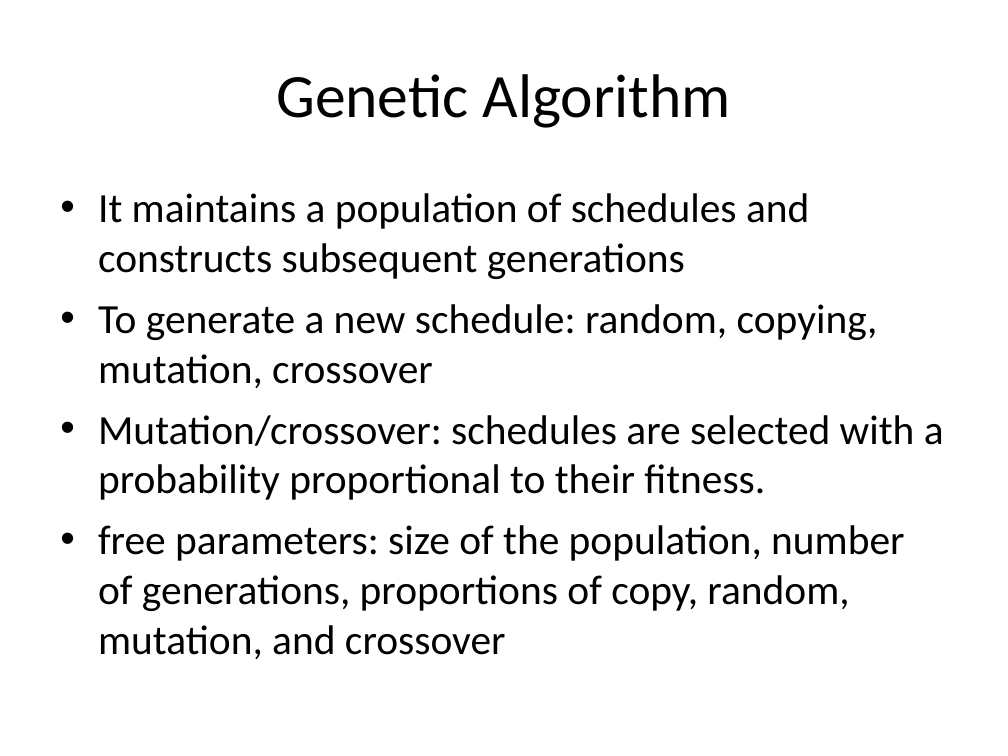
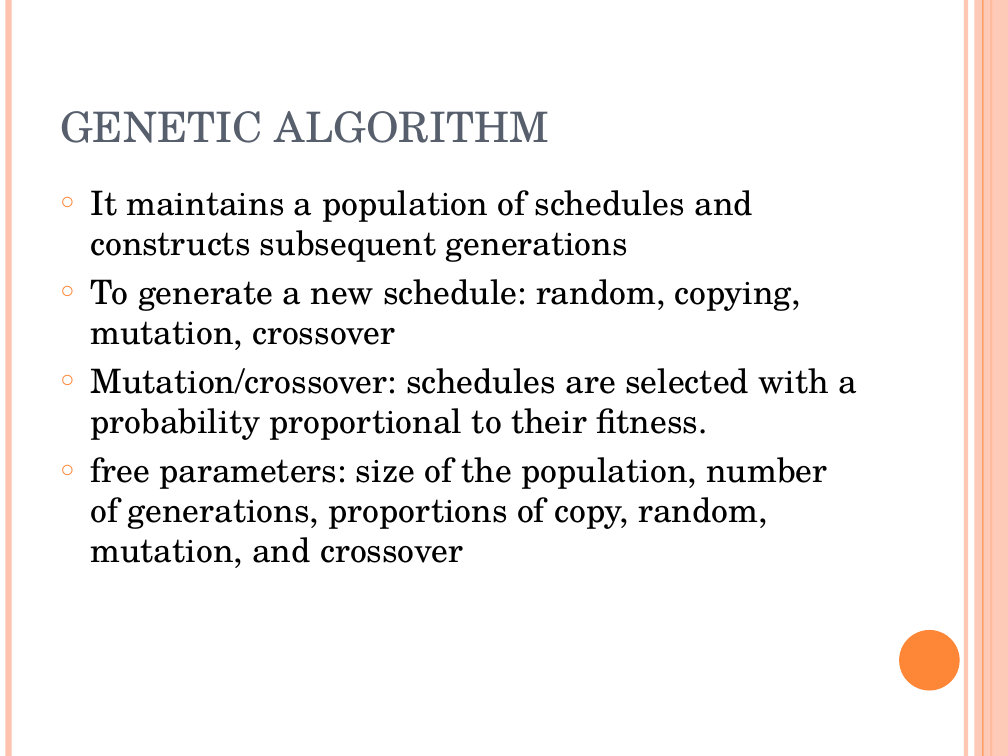
Before and after one commit to putrakoreng/csc384-genetic-algorithms-project, a slide deck: slide 3 of GA_TestBench/Data Files/presentation.ppt. Drawn at 1008x756 pixels with LibreOffice and Linux fonts; fonts in the diff are those of the drawing. Boxes give left, top, right and bottom in pixels: in the first picture for what was removed or moved away, otherwise in the second. Text is boxed around its words. In the diff, an @@ line names an element or a change of style, - is before the commit and + after.

```diff
--- a/GA_TestBench/Data Files/presentation.ppt
+++ b/GA_TestBench/Data Files/presentation.ppt
@@ line added from (8, 0) to (8, 756), #FEC3AE 4.51 pt @@
@@ line added from (966, 0) to (966, 756), #FEC3AE 3 pt @@
@@ rectangle added at [975,0,1008,756], fill #FEC3AE at 87% opacity @@
@@ line added from (983, 0) to (983, 756), #FE8637 0.74 pt @@
@@ line added from (991, 0) to (991, 756), #FE8637 1.5 pt @@
@@ title "GENETIC ALGORITHM" at [60,111,549,143]: vertical alignment middle to bottom @@
@@ title at [60,111,549,143]: text changed; size 44 to 30 pt; font Calibri to TeX Gyre Schola; text colour #000000 to #575F6D @@
-Genetic Algorithm
+GENETIC ALGORITHM
@@ text "It maintains a population of ..." at [90,190,857,568]: size 29.6 to 24 pt, font Calibri to TeX Gyre Schola; bullet • to ○; less space between paragraphs; bullet colour #000000 to #FE8637 @@
@@ ellipse added at [899,630,960,690], fill #FE8637 @@
```
Also in this commit, not shown: 11 other slides changed.
